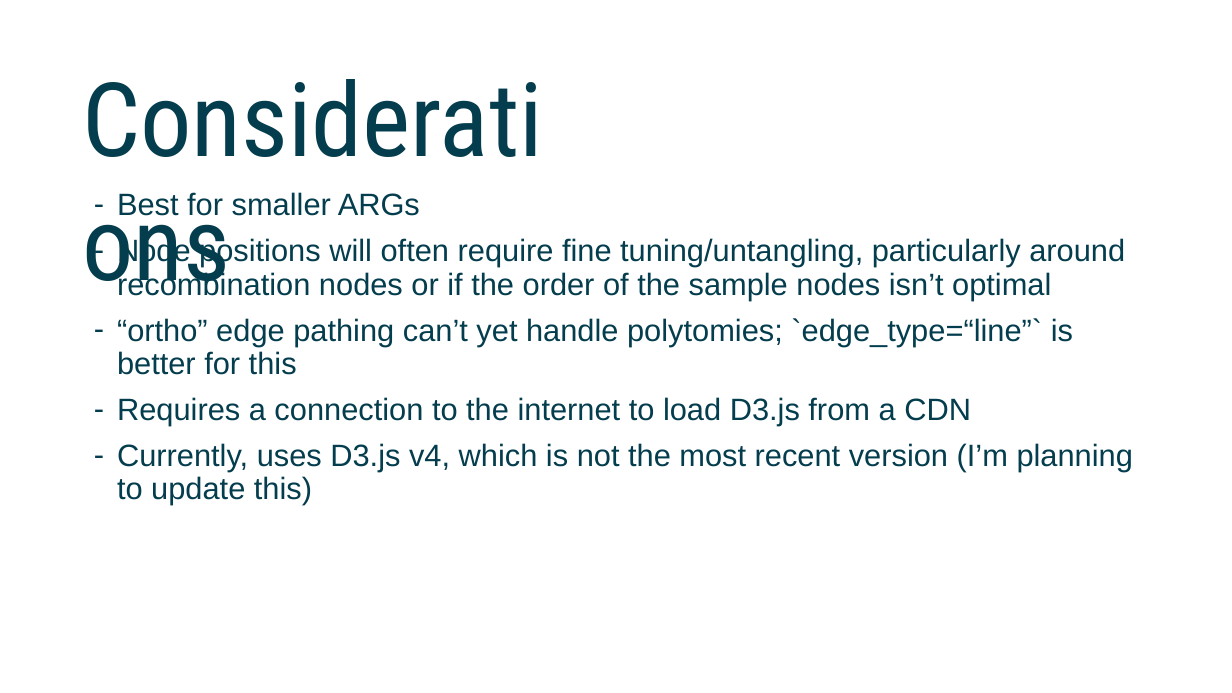
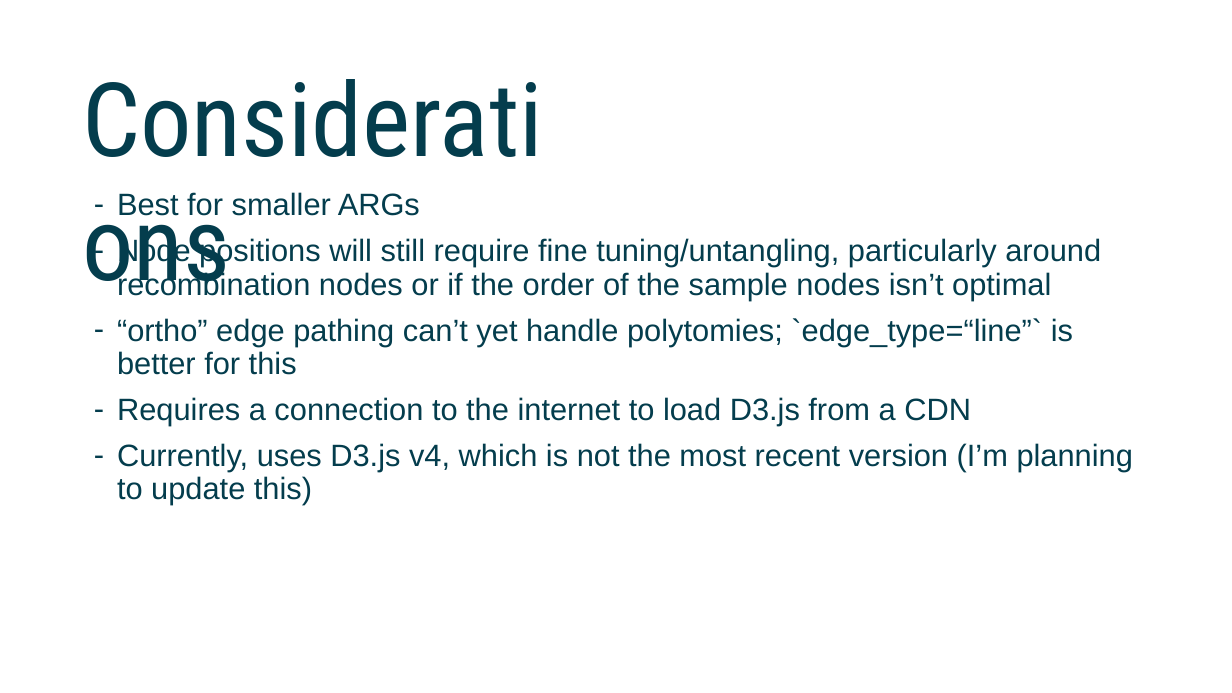
Before and after one commit to kitchensjn/tskit_arg_visualizer, a slide deck: slide 22 of tskit_presentation.pptx. Drawn at 1232x693 pixels with LibreOffice and Linux fonts; fonts in the diff are those of the drawing. Boxes give left, top, right and bottom in pixels: in the first picture for what was removed or moved away, otherwise in the second. Text is boxed around its words. In the diff, an @@ line names an element or a change of style, - is before the commit and + after.

```diff
--- a/tskit_presentation.pptx
+++ b/tskit_presentation.pptx
@@ text at box(117, 237, 1101, 300): text changed @@
-– Node positions will often require fine tuning/untangling, particularly around recombination nodes or if the order of the sample nodes isn’t optimal
+– Node positions will still require fine tuning/untangling, particularly around recombination nodes or if the order of the sample nodes isn’t optimal
```
Also in this commit, not shown: 4 other slides changed, 1 slide added, 2 other files.
